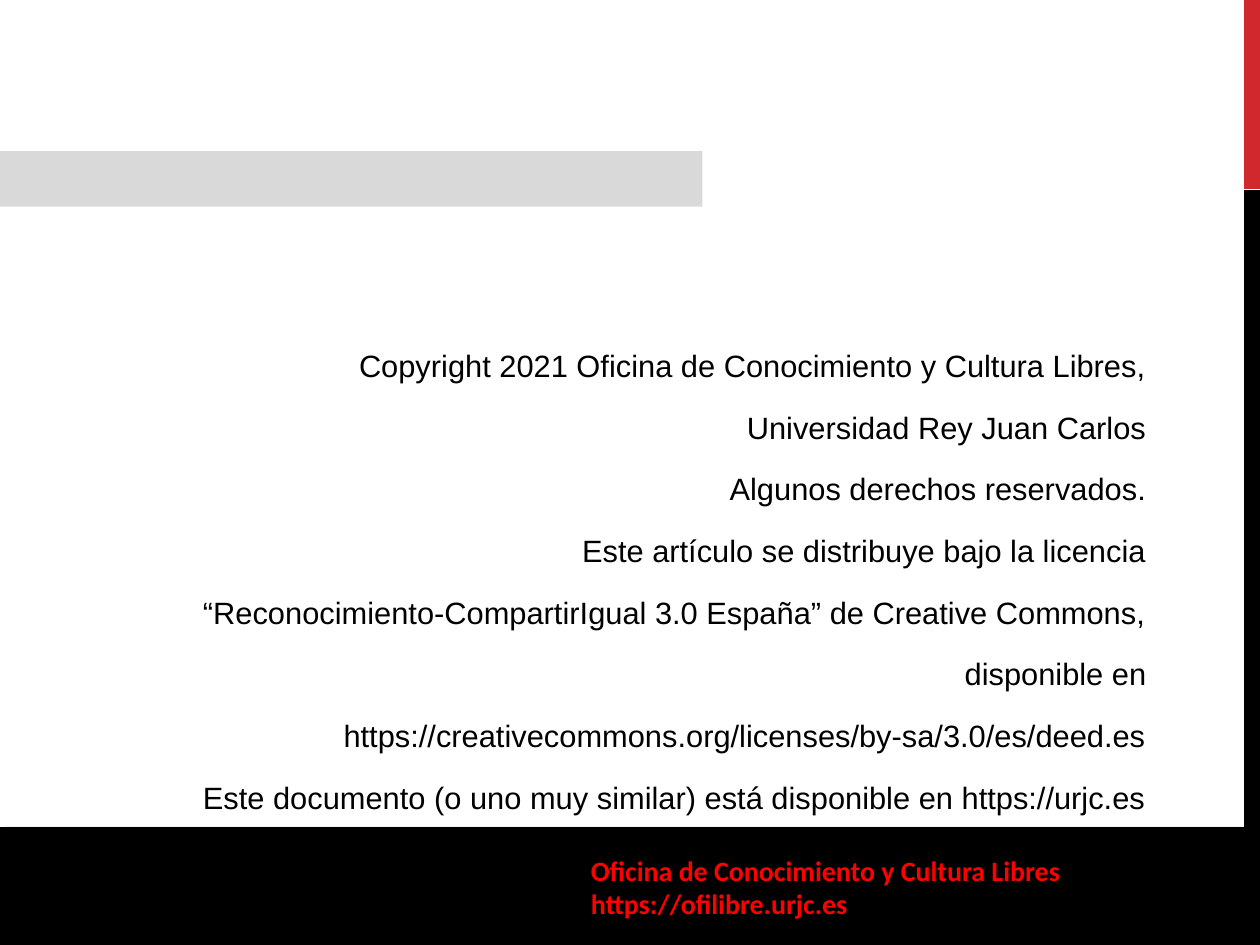
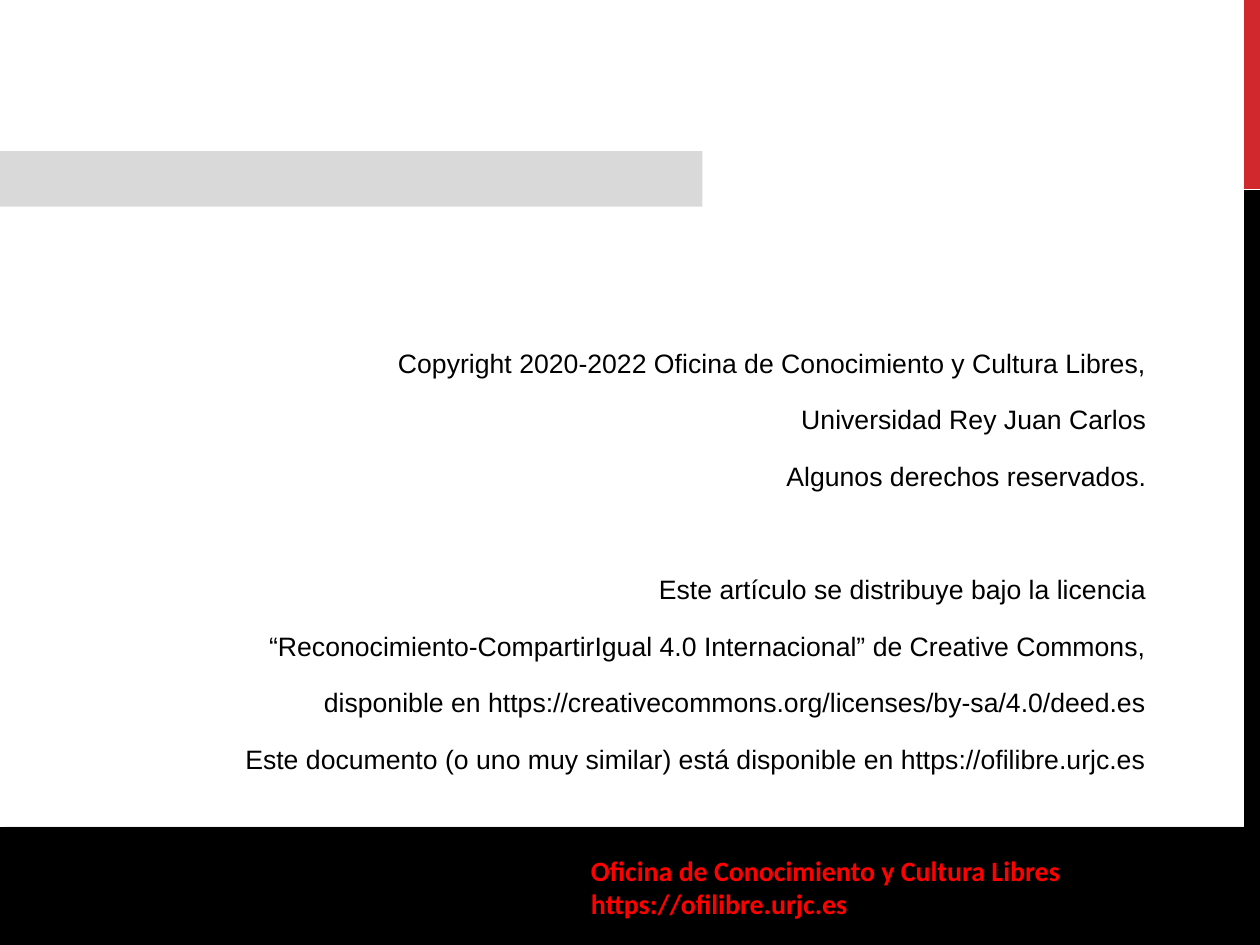
Before and after one commit to gabrielIzquierdo/OfiLibreGabri.github.io, a slide deck: slide 13 of static/transpas/ofilibre/Ofilibre-presentacion.odp. Drawn at 1260x945 pixels with LibreOffice and Linux fonts; fonts in the diff are those of the drawing; background and template pictures are left out. Boxes give left, top, right and bottom in pixels: in the first picture for what was removed or moved away, otherwise in the second. Text is boxed around its words. In the diff, an @@ line names an element or a change of style, - is before the commit and + after.

Commit message:
Actualización de licencia

```diff
--- a/static/transpas/ofilibre/Ofilibre-presentacion.odp
+++ b/static/transpas/ofilibre/Ofilibre-presentacion.odp
@@ text "Copyright 2020-2022 Oficina de Conocimiento ...": place and size @@
-text "Copyright 2020-2022 Oficina de Conocimiento ..." at [203, 354, 1146, 814]
+text "Copyright 2020-2022 Oficina de Conocimiento ..." at [245, 353, 1146, 775]
@@ text at [398, 353, 1145, 378]: text changed; size 17.6 to 15.2 pt @@
-Copyright 2021 Oficina de Conocimiento y Cultura Libres,
+Copyright 2020-2022 Oficina de Conocimiento y Cultura Libres,
@@ text at [659, 409, 1146, 605]: size 17.6 to 15.2 pt in "Universidad Rey Juan Carlos", "Algunos derechos reservados.", "Este artículo se distribuye bajo la licencia" @@
@@ text at [245, 636, 1145, 775]: text changed; size 17.6 to 15.2 pt @@
-“Reconocimiento-CompartirIgual 3.0 España” de Creative Commons,
-disponible en
-https://creativecommons.org/licenses/by-sa/3.0/es/deed.es
-Este documento (o uno muy similar) está disponible en https://urjc.es
+“Reconocimiento-CompartirIgual 4.0 Internacional” de Creative Commons,
+disponible en https://creativecommons.org/licenses/by-sa/4.0/deed.es
+Este documento (o uno muy similar) está disponible en https://ofilibre.urjc.es
```
Also in this commit, not shown: 1 other file.
